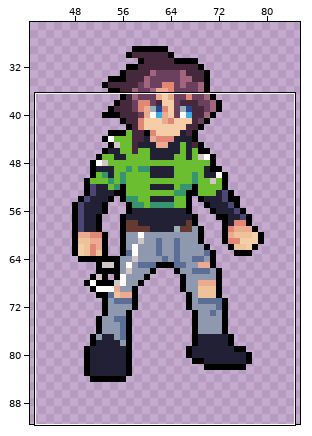
Two states of a pixel-art file, libs/game-client/assets/units/placeholder.aseprite. Above, an overview of the earlier version with the close-up marked.
Close-up. Earlier state:
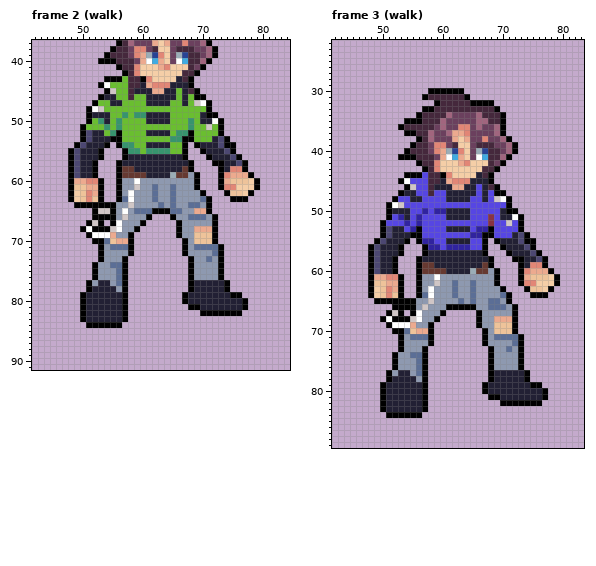
128x128 pixels, 4 frames. Shown: frame 2 (walk): x 42..84, y 37..91; frame 3 (walk): x 42..83, y 22..89. The wide view leaves out empty margins. The commit also changed other frames or places, which this record leaves out.
Once edited:
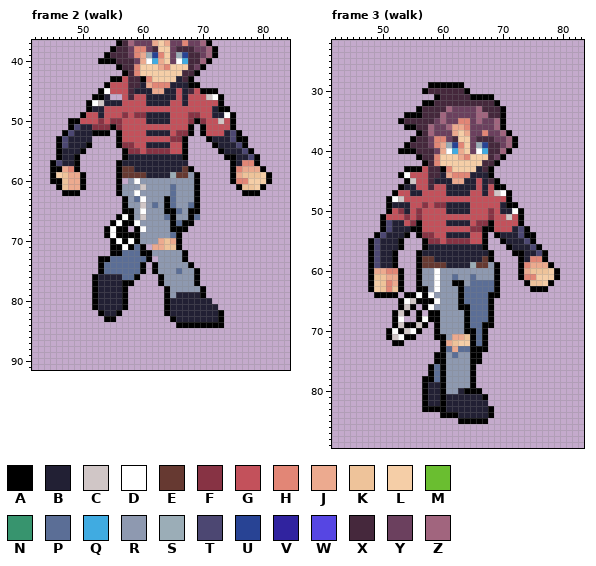
Palette (. is transparent): A #000000  B #222034  C #d0c6c6  D #ffffff  E #663931  F #873344  G #c3515b  H #e28676  J #ecaa8f  K #eec39a  L #f5cea7  M #6abe30  N #37946e  P #5b6e96  Q #40abe1  R #8e99b0  S #9badb7  T #4c4772  U #284394  V #30239f  W #5646e3  X #45283c  Y #6b405e  Z #a1657e
Change:
Changed rows in their new state; - is an unchanged pixel.
Frame 2 (walk), layer "Layer 1":
first column x 45:
43 ---------.--G------------------------
44 --------.AGGG-----------A------------
45 --------ADGGG--------G--GAAA---------
46 -------A--..G-GG-----G-GGGCDA--------
47 ------ADCB--GGGG----GG-GGGGGA--------
48 -------BBGGGGGGGGGGGGGGGGGGBAA-------
49 -----AGG-GGGFGFF----GGGFFGGBBDA------
50 ---AAGGGFGFFGGGG----GGGFAFGGCGA------
51 ---ATBBFFFAFGGGGGGGGGGGA.AGGGGA------
52 --ATBBBAAA.-GGGG----GFF-.AGGGBTA-----
53 -ATBBBB....-GGGGGGGGFF-...A-BBTAA----
54 -ATBBBA...--FFGG----GG--...ABBBTA----
55 -ABBBA...----FFGFFFFGG---...ABBBTA---
56 -ABBA....-----------------...AABBTA--
57 ATBBA...---------------.---...ABHHA--
58 AAJHA...--------------------..A-JJJA-
59 ALKJJA..--------------------..A-KKKLA
60 AAKJ-A...---.---------------..AHH-LLA
61 -AKJJA...-----RC-R----------...AKKLA-
62 --A-A....----RD--R------A.---...A-A--
63 ---......--.ARPD-R-A----A..---...----
64 ----........AR-C-PRA----A..----------
65 -------.....AARDRRR-A--AA..----------
66 -------....ADA-CRRRP---A-...---------
67 ------...---AADRRRRRAPAA....---------
68 -----....-DAA.-DRRRRA-A.....---------
69 ------...ADAA-ARRRRRP-......---------
70 -------...ADADARRRJKJA......---------
71 --------..AAD-PA-JJKKA.......--------
72 --------..AAPPPAARRRRR-......--------
73 ---------APPPPPPA-RRRRA......--------
74 -------.AP--PPPA-ARRRRR-.....--------
75 -------.APP-PPPA-ARRRPRRA....--------
76 --------BBBBPPA---ARRRRRA....--------
77 ------.A--BB-A----ARRRRRA.....-------
78 ------.A---B-------ARRRRRA....-------
79 -----..A-----------ARBB--A......-----
80 -----..A-----------ABBB----......----
81 -----..A-----------ABBBBB---.....----
82 -----...A--A.------ABBBBBBBB-...-----
83 -----....AA..-------ABBBBBBBA--------
84 ------......---------AAAAAAAA--------
Frame 3 (walk), layer "Layer 1":
first column x 48:
29 ----------AAAAAA----------------
30 ---------AXXXXXXA---------------
31 ---------..A----XAAAA-----------
32 ---------AAX-----XXXXA----------
33 --------AXX--ZYYYYZ--XA---------
34 ------AA----ZY-----Z------------
35 -----AXXX--Y---HH--YYZ----------
36 -----.AA--Z-YZJJ--Y-------------
37 ------..A----Y-LJ--H-YZA--------
38 -------AX-YHH-X-L-XXX-YZA-------
39 ------AX----JSUH--SU-X----------
40 -----A-A--XY-DQJ--DQ--ZA.-------
41 -----...A--HLLL-HLLL-YA.--------
42 --------.A-----LL--X-A.---------
43 ------AAAG-XAH----B-A.----------
44 -----ADGGG--BJHHHB-B------------
45 -----.ACGG-B-BJJB-G-XA----------
46 -----ABBGG-GG-BB--G-G-A---------
47 ----AGG-BGGGG----GG-GCDA--------
48 ---ADCGGGGGGGGGGGGGGGGG---------
49 ----BBBGGFGFFBBBBGGGGGB-A-------
50 ----GF-GFGGGG----GGGFG-BDA------
51 --AGGGFGFGGGGGGGGGGG-GGCG-------
52 ---TBBGFAGGGGBBBBGFFAGGGG-------
53 ------BA-GGGGGGGGFFA-GGGBTA-----
54 -ATB--A.-FFGGBBBBGG-.ABB---A----
55 ATB--A.-.AFFGFFFFGG--.A--BT-----
56 ----------BBBBBBBBB---.A--BTA---
57 ----A.--AB---------BA--.AA-BTA--
58 ---------EE--------E----.--HH---
59 -----------EE----SE-RA----HJJJA-
60 -JJHHA---RRDRRRRRRRR------JKKKLA
61 -KKJJ---------P--P--------HHLL--
62 -L-H-------D--AA--PPP----.AKK-A.
63 ----K----ARD--RAP-PPPA.---.AAA.-
64 .AAAA.AADA----RAP-PPAA..---...--
65 -....-DCAAAD---AP-PPA...--------
66 ----.-C-.AD--RR--PPPA....-------
67 ---.ACA.A.AARRRRAPPPA....-------
68 --..-D..ADA-RRRRAPPPA....-------
69 ---.ACAACA.ARRRRAPPAA....-------
70 ---AD-CDA..ARRRRAAP-.....-------
71 ---ACDAA...AARJJKAP-......------
72 ----A-.....-AJKLLAP-......------
73 -----.....--APJPPAAA......------
74 ----......-AARPRRAA-......------
75 ----......-AARRRRAA-......------
76 ----......APARRRRA--......------
77 ---.......APARRRRA--.......-----
78 ---......-APARRRRA--.......-----
79 --.......-BBARRRRA-..........---
80 --.......-BBARRBAAA...........--
81 --.......-BBABBBBBBA..........--
82 --.......-BBABBBBBBB--.......---
83 --.......-AAABBBBBBBA-----------
84 ---......---AAABBBBBA-----------
85 ---------------AAAAA------------
Pixel boxes of the changes (left, top, right, bottom) in both close-ups:
changed: (50, 76, 272, 328)
changed: (368, 82, 560, 424)
